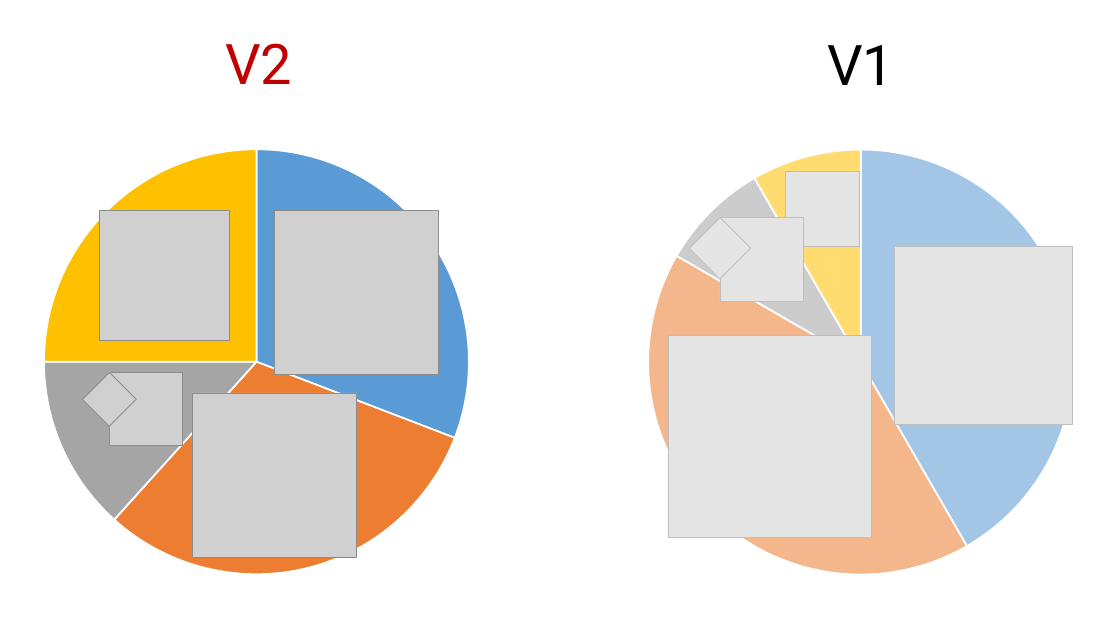
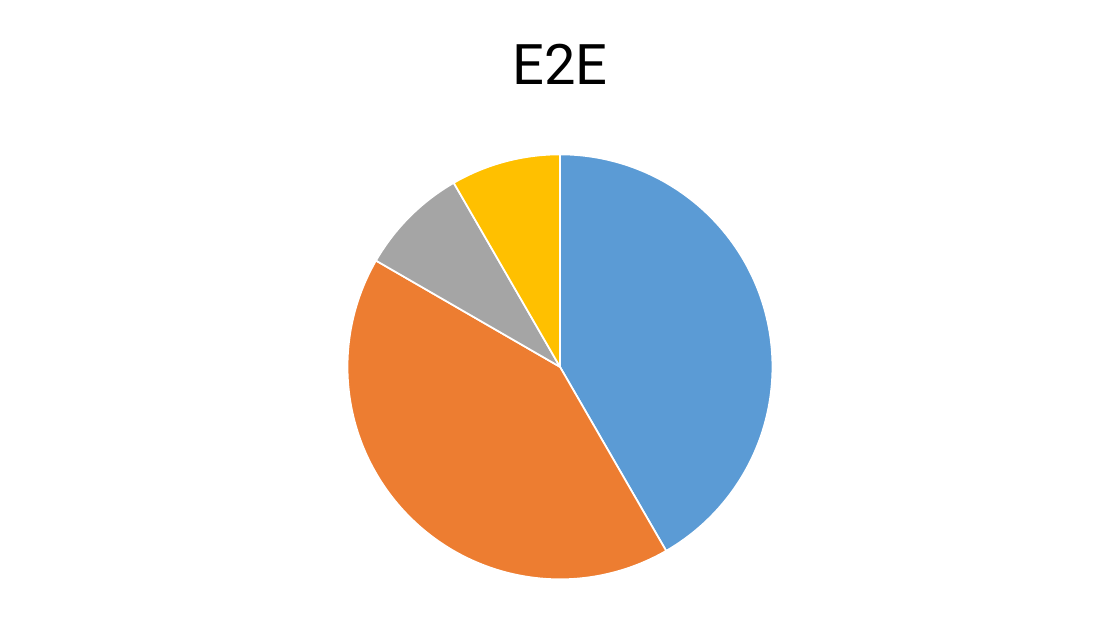
Before and after one commit to rkhaimov/brain-gym, a slide deck: slide 22 of Презентация.pptx (slide 66 before the commit). Drawn at 1120x630 pixels with LibreOffice and Linux fonts; fonts in the diff are those of the drawing; grey boxes stand for pictures. Boxes give left, top, right and bottom in pixels: in the first picture for what was removed or moved away, otherwise in the second. Text is boxed around its words. In the diff, an @@ line names an element or a change of style, - is before the commit and + after.

```diff
--- a/Презентация.pptx
+++ b/Презентация.pptx
@@ text removed at <box>225,43,292,84</box> @@
-V2
@@ text added at <box>512,43,607,84</box>, 48 pt, text #000000 @@
+E2E
@@ text removed at <box>827,45,894,85</box> @@
-V1
@@ pie chart: place and size @@
-pie chart at <box>524,138,1120,586</box>
+pie chart at <box>223,143,896,592</box>
@@ rectangle removed at <box>620,134,1095,615</box> @@
@@ group removed at <box>669,172,1073,539</box>: 5 pictures @@
@@ group removed at <box>0,138,592,586</box>: 5 pictures, 1 pie chart @@
-categories: 1, 2, 3, 4
-Series 1: 31, 31, 13, 25
```
Also in this commit, not shown: 38 other slides changed, 21 slides added, 24 slides removed.
